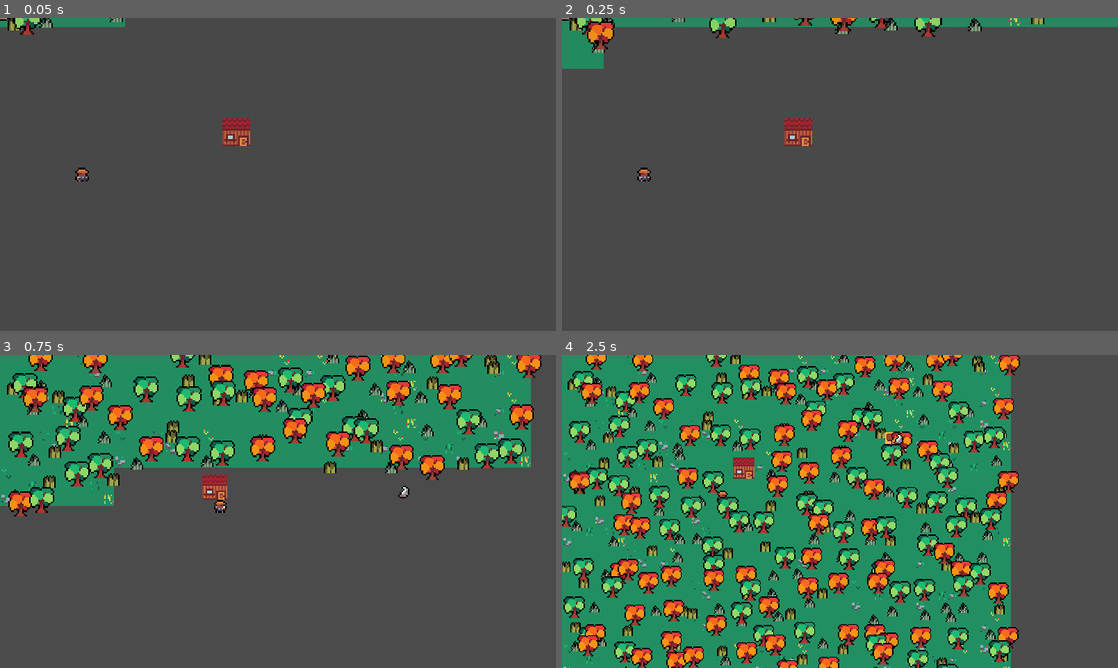
Above: before the commit, frames 1-4 (two rows, left to right).
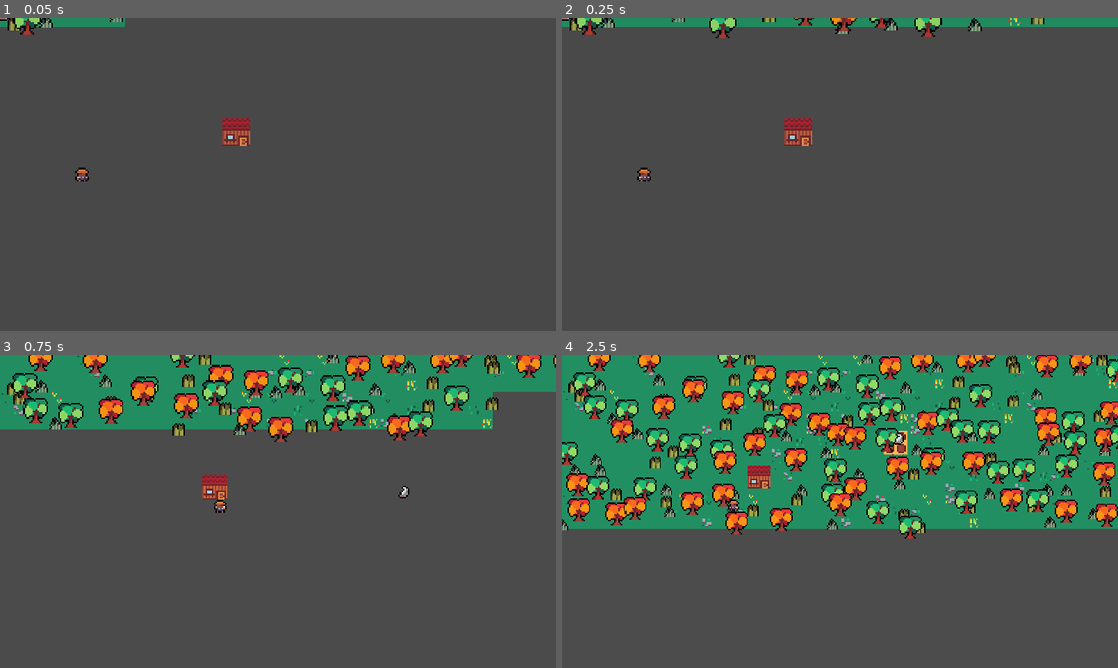
Above: after the commit, the same moments.

Repository: Fleyvera/FarmerLike
Game: Godot game, scene res://Scenes/Game.tscn
Two runs of this game, one before a commit and one after it. Both use one fixed random seed, a clock stepped at 60 frames per second and the inputs below. The engine's default icon, where the game draws it, is replaced by a stand-in: a white triangle on a blue panel in a dark square.
Inputs (mouse positions are in pixels of both pictures, inside the frame that each line leads up to):
- Up to frame 1 (0.05 s): no input
- Up to frame 2 (0.25 s): no input
- Up to frame 3 (0.75 s): move the mouse to (400, 495) at 0.52 s; tap Mouse wheel down (ScrollDown) at 0.6 s
- Up to frame 4 (2.5 s): move the mouse to (728, 527) at 1.27 s; click (728, 527) at 1.35 s; tap Mouse wheel down (ScrollDown) at 1.55, 2.3 s; move the mouse to (895, 442) at 2.02 s; tap Y (Hack) at 2.1 s

Frame 1 is identical in both runs. In frame 2, 1.1% of the frame differs, in the area x 0-10%, y 1-17%; in frame 3, 22%; in frame 4, 72%, in the area x 0-100%, y 0-100%.

Commit message:
7° Att.
Cam X Map System

Diff:
--- a/Prefabs/Rain.tscn
+++ b/Prefabs/Rain.tscn
@@ -1,7 +1,10 @@
-[gd_scene format=2]
+[gd_scene load_steps=2 format=2]
+
+[ext_resource path="res://Scripts/Rain.gd" type="Script" id=1]
 
 [node name="Rain" type="Node2D"]
 z_index = 5
+script = ExtResource( 1 )
 
 [node name="RainFx" type="CPUParticles2D" parent="."]
 position = Vector2( 5542, -34 )
@@ -17,3 +20,13 @@
 linear_accel = 90.0
 scale_amount = 3.0
 color = Color( 0, 0.901961, 1, 0.960784 )
+
+[node name="RainTime" type="Timer" parent="."]
+one_shot = true
+
+[node name="TimerToRain" type="Timer" parent="."]
+wait_time = 30.0
+autostart = true
+
+[connection signal="timeout" from="RainTime" to="." method="_on_RainTime_timeout"]
+[connection signal="timeout" from="TimerToRain" to="." method="_on_TimerToRain_timeout"]
--- a/Scenes/Farmer.tscn
+++ b/Scenes/Farmer.tscn
@@ -10,6 +10,14 @@
 [sub_resource type="RectangleShape2D" id=6]
 extents = Vector2( 3, 4 )
 
+[sub_resource type="AtlasTexture" id=1]
+atlas = ExtResource( 1 )
+region = Rect2( 0, 0, 8, 8 )
+
+[sub_resource type="AtlasTexture" id=2]
+atlas = ExtResource( 1 )
+region = Rect2( 0, 8, 8, 8 )
+
 [sub_resource type="AtlasTexture" id=3]
 atlas = ExtResource( 1 )
 region = Rect2( 0, 16, 8, 8 )
@@ -18,25 +26,17 @@
 atlas = ExtResource( 1 )
 region = Rect2( 0, 24, 8, 8 )
 
-[sub_resource type="AtlasTexture" id=1]
-atlas = ExtResource( 1 )
-region = Rect2( 0, 0, 8, 8 )
-
-[sub_resource type="AtlasTexture" id=2]
-atlas = ExtResource( 1 )
-region = Rect2( 0, 8, 8, 8 )
-
 [sub_resource type="SpriteFrames" id=5]
 animations = [ {
+"frames": [ SubResource( 1 ), SubResource( 2 ) ],
+"loop": true,
+"name": "Idle",
+"speed": 2.0
+}, {
 "frames": [ SubResource( 3 ), SubResource( 4 ) ],
 "loop": true,
 "name": "Walk",
 "speed": 5.0
-}, {
-"frames": [ SubResource( 1 ), SubResource( 2 ) ],
-"loop": true,
-"name": "Idle",
-"speed": 2.0
 } ]
 
 [sub_resource type="Animation" id=8]
@@ -131,6 +131,7 @@
 rotation = -0.10472
 frames = SubResource( 5 )
 animation = "Walk"
+frame = 1
 playing = true
 flip_h = true
 __meta__ = {
--- a/Scripts/Global.gd
+++ b/Scripts/Global.gd
@@ -1,5 +1,6 @@
 extends Node
 
+var setMapSize = 32
 
 var speed = 100
 
--- a/Scripts/MainCamera.gd
+++ b/Scripts/MainCamera.gd
@@ -1,4 +1,20 @@
 extends Camera2D
+
+var xLimit
+var yLimit
+
+
+func _ready():
+
+	var xLimit = Global.setMapSize * 72
+	var yLimit = (Global.setMapSize / 2) * 72
+
+	limit_right = xLimit
+	limit_bottom = yLimit
+
+	pass
+
+
 
 
 func _physics_process(delta):
@@ -13,7 +29,7 @@
 func zoomInOut():
 
 
-	if Input.is_action_just_released("ScrollDown") and zoom <= Vector2(2 , 2):
+	if Input.is_action_just_released("ScrollDown") and zoom <= Vector2(1.1 , 1.1):
 		zoom += Vector2(0.1 , 0.1)
 	if Input.is_action_just_released("ScrollUp") and zoom >= Vector2(0.7 , 0.7):
 		zoom -= Vector2(0.1 , 0.1)
--- a/Scripts/MapGenerator.gd
+++ b/Scripts/MapGenerator.gd
@@ -10,9 +10,8 @@
 var grassPool = preload("res://Prefabs/GrassPool.tscn")
 
 var mapPool = preload("res://Prefabs/MapPool.tscn")
-var setMapSize = 14
-var trueMapSize = 0
-var mapSize = 0
+var yMapSize = 0
+var xMapSize = 0
 
 
 func _ready():
@@ -57,8 +56,8 @@
 
 	# X 72 e Y 72
 
-	if mapSize <= setMapSize and trueMapSize < setMapSize:
-		mapSize += 1
+	if xMapSize <= Global.setMapSize and yMapSize < Global.setMapSize - (Global.setMapSize / 3):
+		xMapSize += 1
 
 		var nMapPool = mapPool.instance()
 
@@ -75,11 +74,11 @@
 
 		global_position += Vector2(72 , 0)
 
-		if mapSize >= setMapSize:
+		if xMapSize >= Global.setMapSize:
 			global_position.x = 0
 			global_position += Vector2(0 , 72)
-			mapSize = 0
-			trueMapSize += 1
+			xMapSize = 0
+			yMapSize += 1
 
 
 	pass
--- /dev/null
+++ b/Scripts/Rain.gd
@@ -0,0 +1,52 @@
+extends Node2D
+
+
+var raining = false
+
+var rainTime
+
+func _ready():
+	pass
+
+
+
+func _process(delta):
+
+	if raining:
+		$RainFx.emitting = true
+	else:
+		$RainFx.emitting = false
+
+
+	pass
+
+
+
+
+func _on_RainTime_timeout():
+
+
+	raining = false
+	$TimerToRain.start()
+	pass
+
+
+func _on_TimerToRain_timeout():
+
+	randomize()
+	var timeToRain = randi()%100+1
+	if timeToRain >= 85:
+		raining = true
+		timeToRain = 0
+		randomize()
+		rainTime = randi()%60+30
+		$RainTime.wait_time = rainTime
+		$RainTime.start()
+		$TimerToRain.stop()
+
+
+
+	print(rainTime)
+	print(timeToRain)
+
+	pass # Replace with function body.
